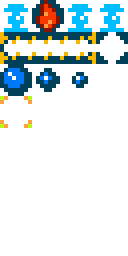
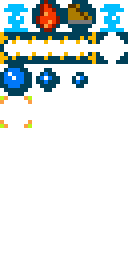
Revision of a layered 128x256 image; what changed, layer by layer:
painted on "Background" over (64, 0, 96, 32)
